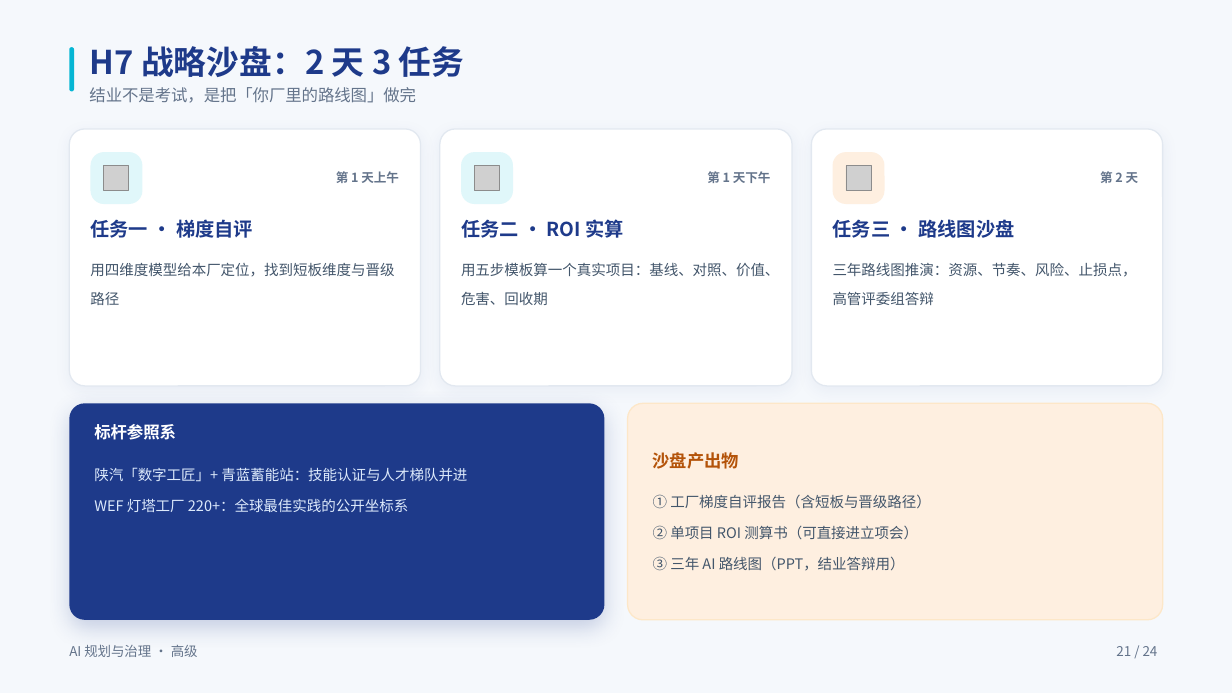
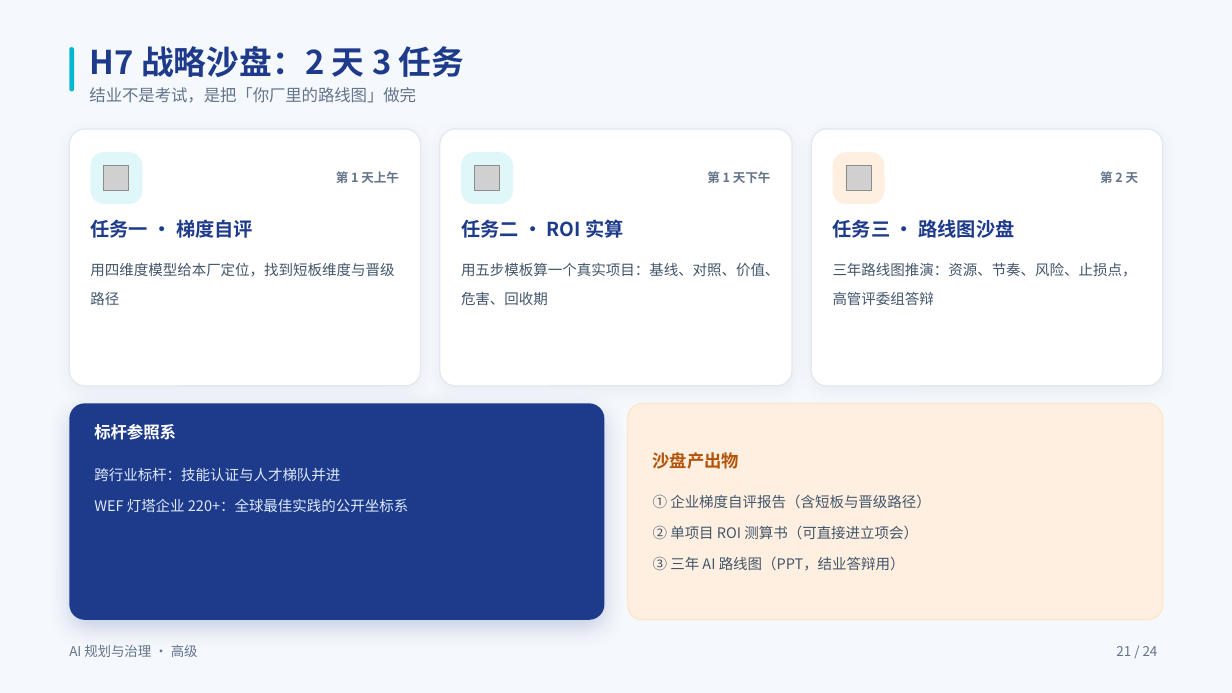
Before and after one commit to swift3000/qiyepinpeixun, a slide deck: slide 21 of 企业AI培训_交付包/高级课程_完整交付包/03_PPT课件/高级_规划层_PPT.pptx. Drawn at 1232x693 pixels with LibreOffice and Linux fonts; fonts in the diff are those of the drawing; grey boxes stand for pictures. Boxes give left, top, right and bottom in pixels: in the first picture for what was removed or moved away, otherwise in the second. Text is boxed around its words. In the diff, an @@ line names an element or a change of style, - is before the commit and + after.

```diff
--- a/企业AI培训_交付包/高级课程_完整交付包/03_PPT课件/高级_规划层_PPT.pptx
+++ b/企业AI培训_交付包/高级课程_完整交付包/03_PPT课件/高级_规划层_PPT.pptx
@@ text at [94,468,408,512]: text changed @@
-陕汽「数字工匠」+ 青蓝蓄能站：技能认证与人才梯队并进
-WEF 灯塔工厂 220+：全球最佳实践的公开坐标系
+跨行业标杆：技能认证与人才梯队并进
+WEF 灯塔企业 220+：全球最佳实践的公开坐标系
@@ text at [653,494,931,509]: text changed @@
-① 工厂梯度自评报告（含短板与晋级路径）
+① 企业梯度自评报告（含短板与晋级路径）
```
Also in this commit, not shown: 16 other slides changed.
